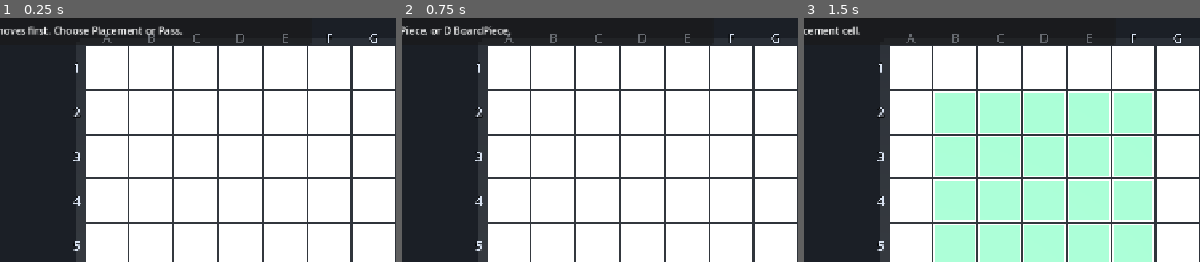
Above: before the commit, frames 1-3 (left to right).
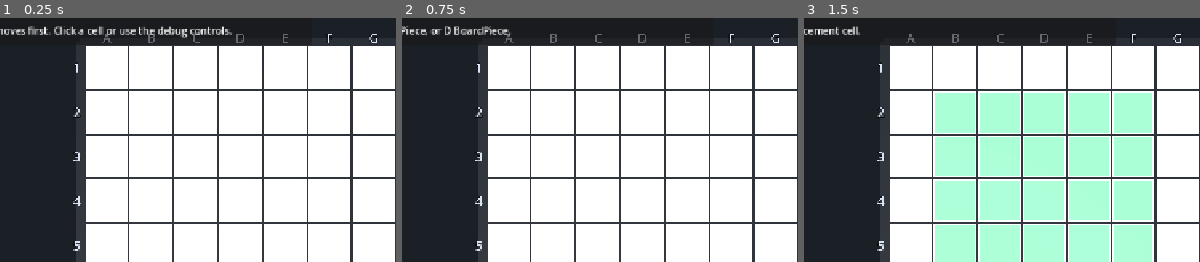
Above: after the commit, the same moments.

Repository: chrisjin/project-one
Game: Godot game, scene res://scenes/debug_game.tscn
Same seed, same stepped clock (60 frames per second), same inputs: the game is played once before the commit and once after it.
Inputs:
- Up to frame 1 (0.25 s): no input
- Up to frame 2 (0.75 s): click "Placement" at 0.5 s
- Up to frame 3 (1.5 s): click "Anchor" at 1.25 s
The pictures show only the part of the screen within x 16-66%, y 28-78%; the shares and areas given below are measured in that part.

The runs differ from the first frame. In frame 1, 0.8% of the frame differs, in the area x 15-59%, y 3-9%; in frame 2, nothing differs; in frame 3, nothing differs.

Commit message:
[codex] add contextual debug interactions

Diff:
--- a/scripts/debug_ui/debug_game_controller.gd
+++ b/scripts/debug_ui/debug_game_controller.gd
@@ -13,8 +13,20 @@
 	ACTION,
 }
 
+enum ContextOption {
+	BOARD_PIECE_MOVE = 1,
+	BOARD_PIECE_ACTION,
+	BOARD_PIECE_ATTACK,
+	ANCHOR_MOVE,
+	ANCHOR_PLACEMENT,
+	PLACE_ANCHOR,
+	PLACE_O_BOARD_PIECE,
+	PLACE_D_BOARD_PIECE,
+}
+
 const PLACEMENT_NONE := -2
 const PLACE_ANCHOR := -1
+const MAIN_ANCHOR_OPTION_BASE := 1000
 
 @onready var camera: Camera3D = $Camera3D
 @onready var board_view: AnchorDebugBoardView = $BoardView
@@ -32,6 +44,10 @@
 var legal_main_anchor_ids: Dictionary = {}
 var cell_highlights: Dictionary = {}
 var status_message := ""
+var context_cell := Vector2i(-1, -1)
+var context_entity: Dictionary = {}
+var context_screen_position := Vector2.ZERO
+var context_action_options: Dictionary = {}
 
 
 func _ready() -> void:
@@ -42,6 +58,7 @@
 	hud.end_turn_requested.connect(_on_end_turn_requested)
 	hud.pass_requested.connect(_on_pass_requested)
 	hud.restart_requested.connect(restart_match)
+	hud.context_option_requested.connect(_on_context_option_requested)
 	restart_match()
 
 
@@ -53,7 +70,7 @@
 	if event is InputEventMouseButton and event.button_index == MOUSE_BUTTON_LEFT and event.pressed:
 		var cell := board_view.pick_cell(camera, event.position)
 		if cell.x >= 0:
-			_handle_cell_click(cell)
+			_handle_cell_click(cell, event.position)
 			get_viewport().set_input_as_handled()
 
 
@@ -63,7 +80,8 @@
 	placement_choice = PLACEMENT_NONE
 	selected_entity.clear()
 	selected_main_anchor_id = 0
-	status_message = "New local match. Black moves first. Choose Placement or Pass."
+	_clear_context()
+	status_message = "New local match. Black moves first. Click a cell or use the debug controls."
 	_refresh_all()
 
 
@@ -74,6 +92,7 @@
 	placement_choice = PLACEMENT_NONE
 	selected_entity.clear()
 	selected_main_anchor_id = 0
+	_clear_context()
 	match mode:
 		Mode.PLACEMENT:
 			status_message = "Choose Anchor, O BoardPiece, or D BoardPiece."
@@ -91,6 +110,7 @@
 	placement_choice = requested_type
 	selected_entity.clear()
 	selected_main_anchor_id = 0
+	_clear_context()
 	status_message = "Choose a highlighted placement cell." if requested_type == PLACE_ANCHOR else "Choose a highlighted physical Main Anchor first."
 	_rebuild_interaction()
 
@@ -109,7 +129,7 @@
 	_submit_action(_legal_end_turn_action())
 
 
-func _handle_cell_click(cell: Vector2i) -> void:
+func _handle_cell_click(cell: Vector2i, screen_position: Vector2 = Vector2(-1.0, -1.0)) -> void:
 	if game_state.is_game_over:
 		return
 	match mode:
@@ -120,7 +140,113 @@
 		Mode.ACTION:
 			_handle_action_click(cell)
 		_:
-			_inspect_cell(cell)
+			_open_context_for_cell(cell, screen_position)
+
+
+func _open_context_for_cell(cell: Vector2i, screen_position: Vector2) -> void:
+	context_cell = cell
+	context_entity = game_state.entity_at(cell)
+	context_screen_position = _context_position(cell, screen_position)
+	context_action_options.clear()
+	_inspect_cell(cell)
+	if context_entity.is_empty():
+		hud.show_context_menu("Place at %s" % _cell_name(cell), [
+			_context_item(ContextOption.PLACE_ANCHOR, "Anchor", _has_anchor_placement_at(cell)),
+			_context_item(ContextOption.PLACE_O_BOARD_PIECE, "O BoardPiece", _has_board_piece_placement_at(cell, RuleTypes.BoardPieceType.ORTHOGONAL)),
+			_context_item(ContextOption.PLACE_D_BOARD_PIECE, "D BoardPiece", _has_board_piece_placement_at(cell, RuleTypes.BoardPieceType.DIAGONAL)),
+		], context_screen_position)
+		return
+	if game_state.entity_player(context_entity) != game_state.current_player:
+		hud.hide_context_menu()
+		return
+	if context_entity.kind == RuleTypes.EntityKind.BOARD_PIECE:
+		hud.show_context_menu("BoardPiece #%d" % context_entity.id, [
+			_context_item(ContextOption.BOARD_PIECE_MOVE, "Move", _has_source_action(context_entity, GameplayAction.Kind.MOVE)),
+			_context_item(ContextOption.BOARD_PIECE_ACTION, "Action", _has_source_action(context_entity, GameplayAction.Kind.ATTACK)),
+		], context_screen_position)
+		return
+	var anchor_items: Array[Dictionary] = [
+		_context_item(ContextOption.ANCHOR_MOVE, "Move", _has_source_action(context_entity, GameplayAction.Kind.MOVE)),
+	]
+	if _anchor_has_binding_slot(context_entity.id):
+		anchor_items.append(_context_item(
+			ContextOption.ANCHOR_PLACEMENT,
+			"Placement",
+			_has_anchor_board_piece_placement(context_entity.id)
+		))
+	hud.show_context_menu("Anchor #%d" % context_entity.id, anchor_items, context_screen_position)
+
+
+func _on_context_option_requested(option_id: int) -> void:
+	if game_state.is_game_over:
+		return
+	if context_action_options.has(option_id):
+		_submit_action(context_action_options[option_id])
+		return
+	match option_id:
+		ContextOption.BOARD_PIECE_MOVE, ContextOption.ANCHOR_MOVE:
+			_begin_context_entity_mode(Mode.MOVEMENT, "Choose a highlighted movement destination.")
+		ContextOption.BOARD_PIECE_ACTION:
+			hud.show_context_menu("Action", [
+				_context_item(ContextOption.BOARD_PIECE_ATTACK, "Attack", _has_source_action(context_entity, GameplayAction.Kind.ATTACK)),
+			], context_screen_position)
+		ContextOption.BOARD_PIECE_ATTACK:
+			_begin_context_entity_mode(Mode.ACTION, "Choose a highlighted attack target.")
+		ContextOption.ANCHOR_PLACEMENT:
+			hud.show_context_menu("Place from Anchor #%d" % context_entity.id, [
+				_context_item(ContextOption.PLACE_O_BOARD_PIECE, "O BoardPiece", _has_anchor_board_piece_placement(context_entity.id, RuleTypes.BoardPieceType.ORTHOGONAL)),
+				_context_item(ContextOption.PLACE_D_BOARD_PIECE, "D BoardPiece", _has_anchor_board_piece_placement(context_entity.id, RuleTypes.BoardPieceType.DIAGONAL)),
+			], context_screen_position)
+		ContextOption.PLACE_ANCHOR:
+			_submit_action(_anchor_placement_at(context_cell))
+		ContextOption.PLACE_O_BOARD_PIECE:
+			_begin_context_placement(RuleTypes.BoardPieceType.ORTHOGONAL)
+		ContextOption.PLACE_D_BOARD_PIECE:
+			_begin_context_placement(RuleTypes.BoardPieceType.DIAGONAL)
+
+
+func _begin_context_entity_mode(requested_mode: Mode, message: String) -> void:
+	mode = requested_mode
+	placement_choice = PLACEMENT_NONE
+	selected_entity = context_entity.duplicate()
+	selected_main_anchor_id = 0
+	hud.hide_context_menu()
+	status_message = message
+	_show_selected_debug()
+	_rebuild_interaction()
+
+
+func _begin_context_placement(board_piece_type: RuleTypes.BoardPieceType) -> void:
+	if not context_entity.is_empty() and context_entity.kind == RuleTypes.EntityKind.ANCHOR:
+		mode = Mode.PLACEMENT
+		placement_choice = board_piece_type
+		selected_entity = context_entity.duplicate()
+		selected_main_anchor_id = context_entity.id
+		hud.hide_context_menu()
+		status_message = "Choose a highlighted destination for Anchor #%d." % selected_main_anchor_id
+		_show_selected_debug()
+		_rebuild_interaction()
+		return
+	_show_main_anchor_menu(board_piece_type)
+
+
+func _show_main_anchor_menu(board_piece_type: RuleTypes.BoardPieceType) -> void:
+	context_action_options.clear()
+	var items: Array[Dictionary] = []
+	var option_id := MAIN_ANCHOR_OPTION_BASE
+	for action in legal_actions:
+		if action.kind != GameplayAction.Kind.PLACE_BOARD_PIECE:
+			continue
+		if action.cell != context_cell or action.board_piece_type != board_piece_type:
+			continue
+		context_action_options[option_id] = action
+		items.append(_context_item(option_id, "Main Anchor #%d" % action.main_anchor_id, true))
+		option_id += 1
+	if items.is_empty():
+		_set_feedback("No engine-approved Main Anchor can place there.")
+		hud.hide_context_menu()
+		return
+	hud.show_context_menu("Choose Main Anchor", items, context_screen_position)
 
 
 func _handle_placement_click(cell: Vector2i) -> void:
@@ -270,14 +396,18 @@
 		_set_feedback("Engine rejected action: %s" % result.error)
 		return
 	game_state = result.state
+	var automatically_ended_turn := _has_automatic_turn_end_event(result.events)
 	mode = Mode.NONE
 	placement_choice = PLACEMENT_NONE
 	selected_entity.clear()
 	selected_main_anchor_id = 0
+	_clear_context()
 	if game_state.is_game_over:
 		status_message = "Game over after consecutive passes."
 	elif action.kind == GameplayAction.Kind.END_TURN:
 		status_message = "%s passed." % acting_player if was_pass else "%s ended the turn." % acting_player
+	elif automatically_ended_turn:
+		status_message = "%s resolved. Two categories used; %s's turn ended automatically." % [_action_name(action), acting_player]
 	else:
 		status_message = "%s resolved successfully." % _action_name(action)
 	_refresh_all()
@@ -292,6 +422,8 @@
 	board_view.refresh_from_state(game_state, cell_highlights, selected_entity)
 	hud.set_active_mode(mode as AnchorDebugHud.Mode)
 	hud.refresh(game_state, legal_actions, status_message)
+	if game_state.is_game_over:
+		hud.hide_context_menu()
 	if selected_entity.is_empty():
 		hud.clear_entity_debug()
 
@@ -363,6 +495,80 @@
 	return null
 
 
+func _anchor_placement_at(cell: Vector2i):
+	for action in legal_actions:
+		if action.kind == GameplayAction.Kind.PLACE_ANCHOR and action.cell == cell:
+			return action
+	return null
+
+
+func _has_anchor_placement_at(cell: Vector2i) -> bool:
+	return _anchor_placement_at(cell) != null
+
+
+func _has_board_piece_placement_at(cell: Vector2i, board_piece_type: RuleTypes.BoardPieceType) -> bool:
+	for action in legal_actions:
+		if action.kind == GameplayAction.Kind.PLACE_BOARD_PIECE \
+				and action.cell == cell \
+				and action.board_piece_type == board_piece_type:
+			return true
+	return false
+
+
+func _has_source_action(entity: Dictionary, action_kind: GameplayAction.Kind) -> bool:
+	if entity.is_empty():
+		return false
+	for action in legal_actions:
+		if action.kind != action_kind or action.entity_id != entity.id:
+			continue
+		if action.kind == GameplayAction.Kind.MOVE and action.entity_kind != entity.kind:
+			continue
+		return true
+	return false
+
+
+func _has_anchor_board_piece_placement(
+	anchor_id: int,
+	board_piece_type: int = PLACEMENT_NONE
+) -> bool:
+	for action in legal_actions:
+		if action.kind != GameplayAction.Kind.PLACE_BOARD_PIECE or action.main_anchor_id != anchor_id:
+			continue
+		if board_piece_type == PLACEMENT_NONE or action.board_piece_type == board_piece_type:
+			return true
+	return false
+
+
+func _anchor_has_binding_slot(anchor_id: int) -> bool:
+	var debug_data: Dictionary = rules_engine.anchor_debug(game_state, anchor_id)
+	return not debug_data.is_empty() \
+		and debug_data.bound_board_piece_count < debug_data.binding_capacity
+
+
+func _context_item(option_id: int, text: String, enabled: bool) -> Dictionary:
+	return {"id": option_id, "text": text, "enabled": enabled}
+
+
+func _context_position(cell: Vector2i, requested_position: Vector2) -> Vector2:
+	if requested_position.x >= 0.0 and requested_position.y >= 0.0:
+		return requested_position
+	return camera.unproject_position(board_view.cell_to_world(cell))
+
+
+func _clear_context() -> void:
+	context_cell = Vector2i(-1, -1)
+	context_entity.clear()
+	context_action_options.clear()
+	hud.hide_context_menu()
+
+
+func _has_automatic_turn_end_event(events: Array[Dictionary]) -> bool:
+	for event: Dictionary in events:
+		if event.get("type", "") == "turn_ended" and bool(event.get("automatic", false)):
+			return true
+	return false
+
+
 func _set_feedback(message: String) -> void:
 	status_message = message
 	hud.refresh(game_state, legal_actions, status_message)
--- a/scripts/debug_ui/debug_hud.gd
+++ b/scripts/debug_ui/debug_hud.gd
@@ -10,6 +10,7 @@
 signal end_turn_requested
 signal pass_requested
 signal restart_requested
+signal context_option_requested(option_id: int)
 
 enum Mode {
 	NONE,
@@ -34,6 +35,8 @@
 var _pass_button: Button
 var _game_over_panel: PanelContainer
 var _game_over_label: Label
+var _context_panel: PanelContainer
+var _context_content: VBoxContainer
 
 
 func _ready() -> void:
@@ -86,6 +89,32 @@
 
 func clear_entity_debug() -> void:
 	_debug_label.text = "[font_size=22][b]Entity Debug[/b][/font_size]\n\nClick any entity to inspect it."
+
+
+func show_context_menu(title: String, items: Array[Dictionary], screen_position: Vector2) -> void:
+	_clear_children(_context_content)
+	var title_label := Label.new()
+	title_label.text = title
+	title_label.add_theme_font_size_override("font_size", 17)
+	_context_content.add_child(title_label)
+	for item: Dictionary in items:
+		var option_id: int = item.id
+		var button := _make_button(str(item.text), func() -> void: context_option_requested.emit(option_id))
+		button.disabled = not bool(item.get("enabled", true))
+		button.custom_minimum_size = Vector2(210, 34)
+		_context_content.add_child(button)
+	var menu_height := 42.0 + float(items.size()) * 40.0
+	_context_panel.size = Vector2(230, menu_height)
+	var viewport_size := get_viewport().get_visible_rect().size
+	_context_panel.position = Vector2(
+		clampf(screen_position.x + 12.0, 8.0, viewport_size.x - 238.0),
+		clampf(screen_position.y + 12.0, 8.0, viewport_size.y - menu_height - 8.0)
+	)
+	_context_panel.visible = true
+
+
+func hide_context_menu() -> void:
+	_context_panel.visible = false
 
 
 func _build_controls(canvas: Control) -> void:
@@ -181,6 +210,16 @@
 	game_over_content.add_child(overlay_restart)
 	_game_over_panel.visible = false
 
+	_context_panel = PanelContainer.new()
+	_context_panel.name = "ContextMenu"
+	_context_panel.z_index = 20
+	_context_panel.mouse_filter = Control.MOUSE_FILTER_STOP
+	canvas.add_child(_context_panel)
+	_context_content = VBoxContainer.new()
+	_context_content.add_theme_constant_override("separation", 5)
+	_context_panel.add_child(_context_content)
+	_context_panel.visible = false
+
 
 func _make_button(text: String, callback: Callable) -> Button:
 	var button := Button.new()
@@ -228,3 +267,9 @@
 
 func _player_name(player: RuleTypes.Player) -> String:
 	return "Black" if player == RuleTypes.Player.BLACK else "White"
+
+
+func _clear_children(parent: Node) -> void:
+	for child in parent.get_children():
+		parent.remove_child(child)
+		child.queue_free()
--- a/scripts/gameplay/rules_engine.gd
+++ b/scripts/gameplay/rules_engine.gd
@@ -41,6 +41,8 @@
 	candidate.categories_used.append(category)
 	candidate.consecutive_passes = 0
 	_stabilize_in_place(candidate, events)
+	if candidate.categories_used.size() >= RulesConfig.MAX_CATEGORIES_PER_TURN:
+		_advance_turn_in_place(candidate, events, false, true)
 	return _complete_transition(state, candidate, action, events)
 
 
@@ -507,6 +509,17 @@
 	var candidate := state.duplicate_state()
 	var events: Array[Dictionary] = []
 	var was_pass := candidate.categories_used.is_empty()
+	_advance_turn_in_place(candidate, events, was_pass, false)
+	return _complete_transition(state, candidate, action, events)
+
+
+func _advance_turn_in_place(
+	candidate: GameState,
+	events: Array[Dictionary],
+	was_pass: bool,
+	was_automatic: bool
+) -> void:
+	var ending_player := candidate.current_player
 	candidate.consecutive_passes = candidate.consecutive_passes + 1 if was_pass else 0
 	if candidate.consecutive_passes >= 2:
 		candidate.is_game_over = true
@@ -516,9 +529,13 @@
 		candidate.current_player = RuleTypes.opponent(candidate.current_player)
 		candidate.turn_number += 1
 		candidate.categories_used.clear()
+		events.append({
+			"type": "turn_ended",
+			"player": ending_player,
+			"automatic": was_automatic,
+		})
 		_process_start_of_turn(candidate, events)
 		_stabilize_in_place(candidate, events)
-	return _complete_transition(state, candidate, action, events)
 
 
 func _process_start_of_turn(state: GameState, events: Array[Dictionary]) -> void:
--- a/tests/run_ui_smoke.gd
+++ b/tests/run_ui_smoke.gd
@@ -4,6 +4,7 @@
 const RuleTypes = preload("res://scripts/gameplay/rule_types.gd")
 const Anchor = preload("res://scripts/gameplay/anchor_state.gd")
 const BoardPiece = preload("res://scripts/gameplay/board_piece_state.gd")
+const DebugController = preload("res://scripts/debug_ui/debug_game_controller.gd")
 
 var failures: Array[String] = []
 var assertion_count := 0
@@ -61,8 +62,9 @@
 	game._handle_cell_click(Vector2i(1, 1))
 	_assert_true(game.game_state.anchors[1].is_active, "Action-mode Anchor click submits Rapid Activation")
 	_assert_float(board_view.get_node("Entities/Anchor_1").get_child(0).scale.x, 1.0, "active Anchor renders at normal scale")
-	game._on_end_turn_requested()
-	_assert_equal(game.game_state.current_player, RuleTypes.Player.WHITE, "End Turn hands control to the other local player")
+	_assert_equal(game.game_state.current_player, RuleTypes.Player.WHITE, "using a second action category automatically ends the turn")
+	_assert_true(game.game_state.categories_used.is_empty(), "automatic turn end resets consumed categories for the next player")
+	_assert_true(game.status_message.contains("ended automatically"), "automatic turn end gives visible feedback")
 	game._on_pass_requested()
 	_assert_equal(game.game_state.current_player, RuleTypes.Player.BLACK, "Pass hands control back to the first local player")
 
@@ -79,14 +81,14 @@
 	game._handle_cell_click(Vector2i(2, 1))
 	game._handle_cell_click(Vector2i(2, 2))
 	_assert_equal(game.game_state.board_pieces[1].cell, Vector2i(2, 2), "movement selection submits the exact highlighted engine action")
-	game._on_end_turn_requested()
+	_assert_equal(game.game_state.current_player, RuleTypes.Player.WHITE, "placement plus movement automatically advances to the other local player")
 
 	game._on_placement_requested(-1)
 	game._handle_cell_click(Vector2i(5, 3))
 	game._on_mode_requested(3)
 	game._handle_cell_click(Vector2i(5, 3))
-	game._on_end_turn_requested()
 	_assert_true(game.game_state.anchors.has(2), "second local player can deploy and activate an Anchor")
+	_assert_equal(game.game_state.current_player, RuleTypes.Player.BLACK, "second player's two categories automatically return control to Black")
 
 	game._on_placement_requested(RuleTypes.BoardPieceType.DIAGONAL)
 	game._handle_cell_click(Vector2i(1, 1))
@@ -99,8 +101,11 @@
 	game._handle_cell_click(Vector2i(4, 2))
 	_assert_true(game.game_state.board_pieces.has(3), "second local player can place a bound O BoardPiece")
 	game._on_end_turn_requested()
-	game._on_mode_requested(3)
 	game._handle_cell_click(Vector2i(2, 2))
+	_assert_true(_context_button(hud, "Action") != null, "combat-ready BoardPiece context includes Action")
+	game._on_context_option_requested(DebugController.ContextOption.BOARD_PIECE_ACTION)
+	_assert_false(_context_button(hud, "Attack").disabled, "Attack submenu is enabled by an exact legal engine action")
+	game._on_context_option_requested(DebugController.ContextOption.BOARD_PIECE_ATTACK)
 	_assert_true(game.cell_actions.has(Vector2i(4, 2)), "attack target highlight comes from the engine ray for a legal action")
 	game._handle_cell_click(Vector2i(4, 2))
 	_assert_false(game.game_state.board_pieces.has(3), "clicking the highlighted attack target resolves engine damage and death")
@@ -130,6 +135,53 @@
 	game.restart_match()
 	_assert_false(game.game_state.is_game_over, "Restart creates a fresh engine state")
 
+	game._handle_cell_click(Vector2i(1, 1), Vector2(420, 300))
+	_assert_true(hud._context_panel.visible, "selecting an empty grid cell opens its placement menu")
+	_assert_false(_context_button(hud, "Anchor").disabled, "empty-cell Anchor option is enabled only from an exact legal action")
+	_assert_true(_context_button(hud, "O BoardPiece").disabled, "empty-cell O option is disabled before a Main Anchor exists")
+	_assert_true(_context_button(hud, "D BoardPiece").disabled, "empty-cell D option is disabled before a Main Anchor exists")
+	_context_button(hud, "Anchor").pressed.emit()
+	_assert_true(game.game_state.anchors.has(1), "empty-cell context placement submits the exact Anchor action")
+
+	game._on_end_turn_requested()
+	game._on_pass_requested()
+	game._handle_cell_click(Vector2i(1, 1), Vector2(420, 300))
+	_assert_true(_context_button(hud, "Move") != null, "selecting a friendly Anchor shows Move")
+	_assert_false(_context_button(hud, "Placement").disabled, "Anchor Placement is enabled from engine-approved bound placement actions")
+	game._on_context_option_requested(DebugController.ContextOption.ANCHOR_PLACEMENT)
+	_assert_true(_context_button(hud, "O BoardPiece") != null and _context_button(hud, "D BoardPiece") != null, "Anchor Placement opens the BoardPiece-type submenu")
+	game._on_context_option_requested(DebugController.ContextOption.PLACE_O_BOARD_PIECE)
+	_assert_equal(game.selected_main_anchor_id, 1, "Anchor context fixes that physical Anchor as the Main Anchor")
+	_assert_true(game.cell_actions.has(Vector2i(2, 1)), "Anchor-bound placement destinations come from legal engine actions")
+	game._handle_cell_click(Vector2i(2, 1))
+	_assert_equal(game.game_state.board_pieces[1].main_anchor_id, 1, "context-placed BoardPiece remains associated with the selected Anchor")
+
+	game._on_end_turn_requested()
+	game._on_pass_requested()
+	game._handle_cell_click(Vector2i(2, 1), Vector2(470, 300))
+	_assert_true(_context_button(hud, "Move") != null and _context_button(hud, "Action") != null, "selecting a friendly BoardPiece shows Move and Action")
+	_assert_false(_context_button(hud, "Move").disabled, "BoardPiece Move is enabled from its exact engine actions")
+	game._on_context_option_requested(DebugController.ContextOption.BOARD_PIECE_MOVE)
+	_assert_true(game.cell_actions.has(Vector2i(2, 2)), "BoardPiece context Move highlights engine-approved destinations")
+	game._handle_cell_click(Vector2i(2, 2))
+
+	game._handle_cell_click(Vector2i(3, 1), Vector2(520, 300))
+	_assert_true(_context_button(hud, "Anchor") != null and _context_button(hud, "O BoardPiece") != null and _context_button(hud, "D BoardPiece") != null, "empty cells always present every core placement type")
+	game._on_context_option_requested(DebugController.ContextOption.PLACE_D_BOARD_PIECE)
+	_assert_true(_context_button(hud, "Main Anchor #1") != null, "empty-cell BoardPiece placement explicitly asks for an engine-approved Main Anchor")
+	_context_button(hud, "Main Anchor #1").pressed.emit()
+	_assert_equal(game.game_state.board_pieces[2].board_piece_type, RuleTypes.BoardPieceType.DIAGONAL, "empty-cell BoardPiece context submits the selected core type")
+	_assert_equal(game.game_state.board_pieces[2].main_anchor_id, 1, "empty-cell Main Anchor choice is preserved by the engine")
+
+	game.game_state.current_player = RuleTypes.Player.BLACK
+	game.game_state.categories_used.clear()
+	game.game_state.board_pieces[3] = BoardPiece.new(3, RuleTypes.Player.BLACK, RuleTypes.BoardPieceType.ORTHOGONAL, Vector2i(1, 2), 1, game.game_state.turn_number)
+	game.game_state.next_board_piece_id = 4
+	game.game_state = game.rules_engine.stabilize(game.game_state)
+	game._refresh_all()
+	game._handle_cell_click(Vector2i(1, 1), Vector2(420, 300))
+	_assert_true(_context_button(hud, "Placement") == null, "full-capacity Anchor context omits Placement using engine debug capacity data")
+
 	_finish(game)
 
 
@@ -153,6 +205,13 @@
 	return count
 
 
+func _context_button(hud, text: String) -> Button:
+	for child in hud._context_content.get_children():
+		if child is Button and child.text == text:
+			return child
+	return null
+
+
 func _assert_true(condition: bool, message: String) -> void:
 	assertion_count += 1
 	if not condition:
--- a/tests/test_rules_engine.gd
+++ b/tests/test_rules_engine.gd
@@ -54,10 +54,12 @@
 	var activated = engine.apply_action(state, GameplayAction.rapid_activation(1))
 	_assert_true(activated.success, "Rapid Activation consumes the distinct Action category")
 	_assert_true(activated.state.anchors[1].is_active, "Rapid Activation activates this turn's Anchor")
-	_assert_false(
-		engine.apply_action(activated.state, GameplayAction.end_turn()).state.categories_used.size() > 0,
-		"ending a turn clears categories for the next player"
-	)
+	_assert_equal(activated.state.current_player, RuleTypes.Player.WHITE, "using the second category automatically advances the turn")
+	_assert_equal(activated.state.categories_used.size(), 0, "automatic turn advancement clears categories for the next player")
+	_assert_true(_has_event(activated.events, "turn_ended", {"automatic": true}), "automatic turn advancement is exposed as a resolution event")
+	var replayed = engine.replay(engine.new_game(), activated.state.action_log)
+	_assert_true(replayed.success, "an automatically ended turn remains replayable without a synthetic UI action")
+	_assert_equal(engine.state_hash(replayed.state), engine.state_hash(activated.state), "automatic turn replay reproduces the exact state")
 
 
 func test_start_of_turn_maturation_and_activation() -> void:
@@ -383,6 +385,20 @@
 	state.next_board_piece_id = maxi(state.next_board_piece_id, id + 1)
 
 
+func _has_event(events: Array[Dictionary], event_type: String, expected_fields: Dictionary = {}) -> bool:
+	for event: Dictionary in events:
+		if event.get("type", "") != event_type:
+			continue
+		var matches := true
+		for field: Variant in expected_fields:
+			if event.get(field) != expected_fields[field]:
+				matches = false
+				break
+		if matches:
+			return true
+	return false
+
+
 func _assert_true(condition: bool, message: String) -> void:
 	assertion_count += 1
 	if not condition:
Not shown, changed: docs/anchor_core_rules_en.md
